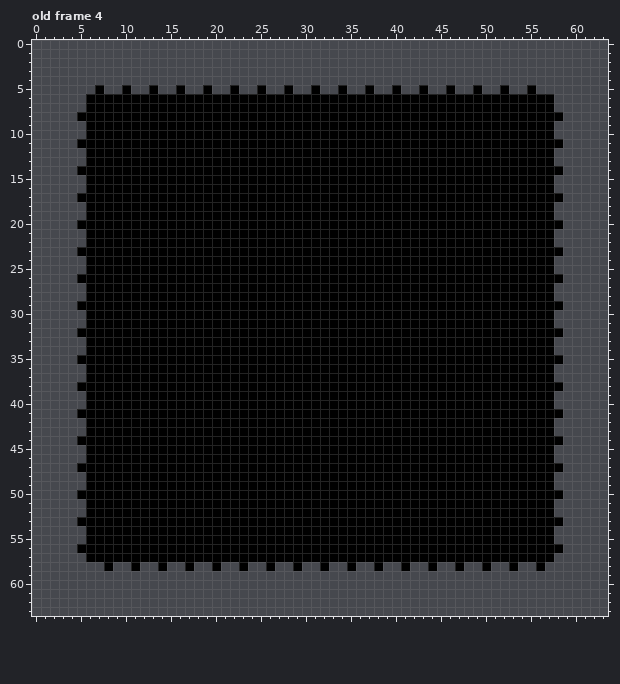
Pixel-art file -- laser.aseprite. The picture above is the old version.
64x64 pixels, 18 frames. Shown: old frame 4.
The result:
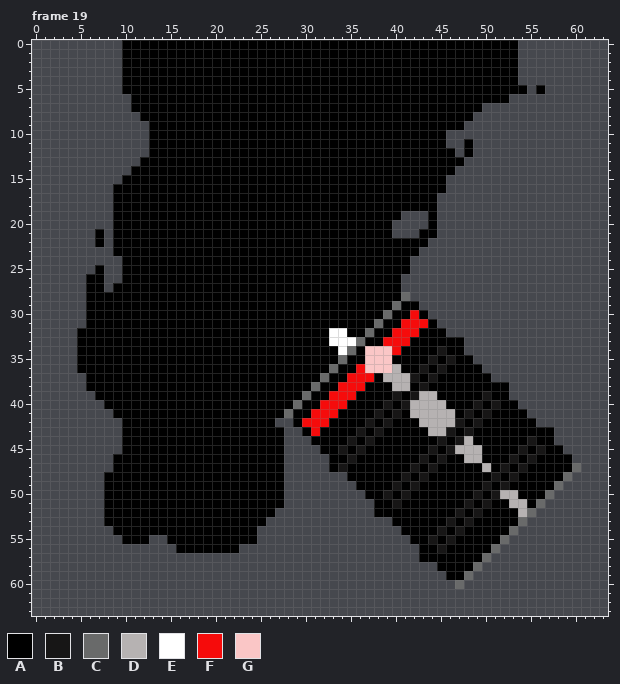
Palette (. is transparent): A #000000  B #171616  C #696a6a  D #b6b2b2  E #ffffff  F #f60b0b  G #fac6c6
A new or re-ordered frame is compared with the old frame closest to it.
Author's note on the commit: Add laser sprite Added oil barrel
Edits made:
frames 18 -> 19
Changed rows in their new state; - is an unchanged pixel.
Frame 19 is new; against old frame 4:
first column x 5:
 0 -----AAAAAAAAAAAAAAAAAAAAAAAAAAAAAAAAAAAAAAAAAAAA-------
 1 -----AAAAAAAAAAAAAAAAAAAAAAAAAAAAAAAAAAAAAAAAAAAA-------
 2 -----AAAAAAAAAAAAAAAAAAAAAAAAAAAAAAAAAAAAAAAAAAAA-------
 3 -----AAAAAAAAAAAAAAAAAAAAAAAAAAAAAAAAAAAAAAAAAAAA-------
 4 -----AAAAAAAAAAAAAAAAAAAAAAAAAAAAAAAAAAAAAAAAAAAA-------
 5 --.---AA-AA-AA-AA-AA-AA-AA-AA-AA-AA-AA-AA-AA-AA-AA.A----
 6 -.....------------------------------------------.....---
 7 -.....---------------------------------------........---
 8 .......-------------------------------------..........--
 9 -.......-----------------------------------..........---
10 -.......---------------------------------............---
11 ........---------------------------------..-..........--
12 -.......----------------------------------.-.........---
13 -......------------------------------------..........---
14 ......------------------------------------............--
15 -....------------------------------------............---
16 -...-------------------------------------............---
17 ....------------------------------------..............--
18 -...------------------------------------.............---
19 -...--------------------------------...-.............---
20 ....-------------------------------....-..............--
21 -.-.-------------------------------...--.............---
22 -.-.-----------------------------------..............---
23 ....----------------------------------................--
24 -....--------------------------------................---
25 -.-..--------------------------------................---
26 .--..-------------------------------..................--
27 ---.--------------------------------.................---
28 ------------------------------------C................---
29 .----------------------------------C--................--
30 ----------------------------------C--F-..............---
31 ---------------------------------C--FFF-.............---
32 ----------------------------EE--C--FFF---.............--
33 A---------------------------EEEC--FFF------..........---
34 A----------------------------EC-GGGF----B--..........---
35 -----------------------------C--GGG----B-B--..........--
36 A---------------------------C--FGGGD--B-B----........---
37 ---------------------------C--FFF-DDDB-B------.......---
38 .-------------------------C--FFF---DD-B---------......--
39 -.-----------------------C--FFF----B-BDD-----B--.....---
40 -..---------------------C--FFF----B-BDDDD---B-B--....---
41 ....-------------------C--FFF----B-B-DDDDD-B-B----....--
42 -....-----------------..-FFF----B-B---DDDDB-B------..---
43 -....------------------..-F----B-B-----DDB-B------------
44 .....------------------...----B-B-------B-BD------B--.--
45 -....------------------....--B-B-------B-BDDD----B-B-A--
46 -...-------------------.....--B-------B-B--DD---B-B--AA-
47 ....-------------------.....-B-------B-B-----D-B-B----AC
48 -..--------------------.......------B-B-------B-B----AC-
49 -..--------------------........----B-B-------B-B-----C--
50 ...--------------------.........--B-B-------B-BDD---C.--
51 -..--------------------..........--B-------B-B--DD-C.---
52 -..-------------------...........---------B-B----DC..---
53 ...------------------..............------B-B-----C....--
54 -...----------------................----B-B-----C....---
55 -....---..----------.................--B-B-----C.....---
56 ...........-------....................--B-----C.......--
57 -.....................................-------C.......---
58 ---.--.--.--.--.--.--.--.--.--.--.--.--.AA-AC.--.--.----
59 -----------------------------------------AAC------------
60 ------------------------------------------C-------------
Changed places in both pictures, as pixel boxes (x1, y1, x2, y2):
changed: (77, 40, 581, 589)
